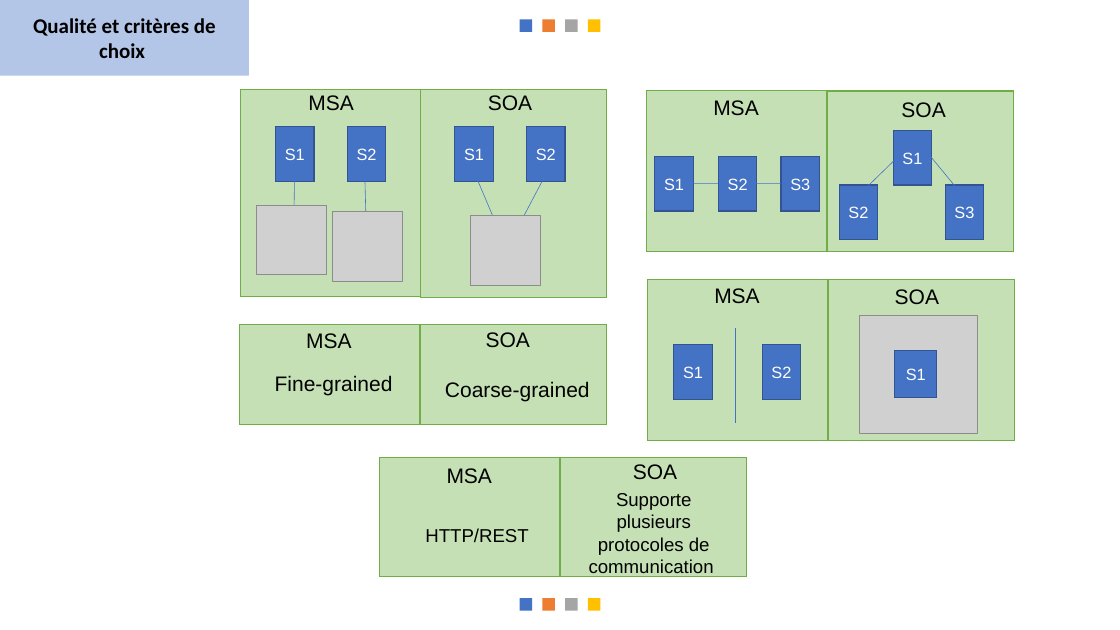
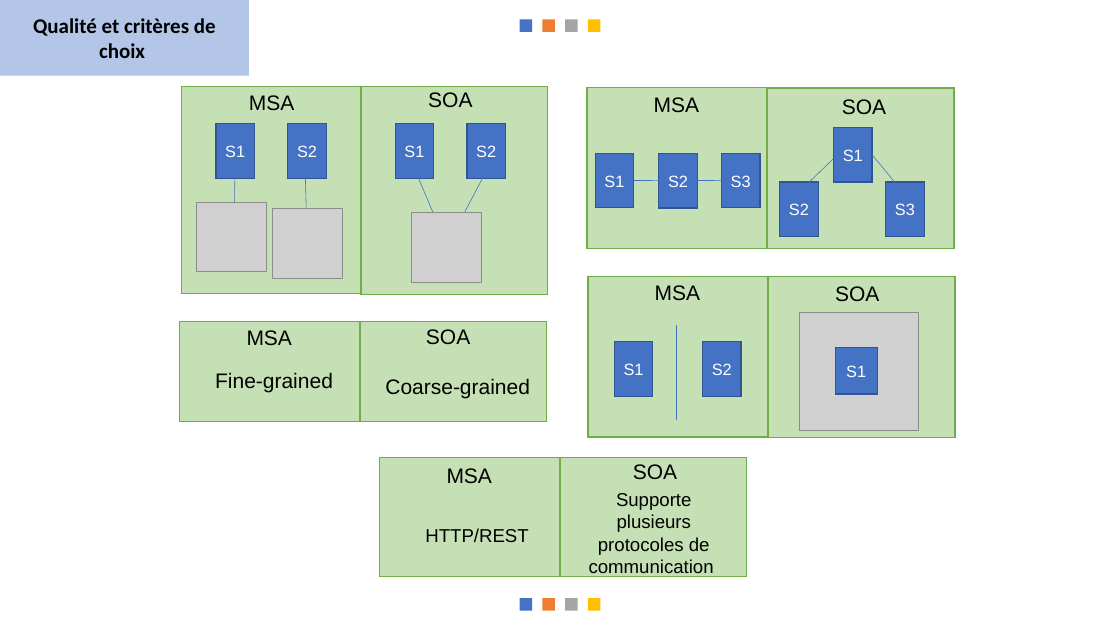
Before and after one commit to messaoudibrahim/Memoire, a slide deck: slide 14 of DIAPO/Présentation.pptx. Drawn at 1120x630 pixels with LibreOffice and Linux fonts; fonts in the diff are those of the drawing; grey boxes stand for pictures. Boxes give left, top, right and bottom in pixels: in the first picture for what was removed or moved away, otherwise in the second. Text is boxed around its words. In the diff, an @@ line names an element or a change of style, - is before the commit and + after.

```diff
--- a/DIAPO/Présentation.pptx
+++ b/DIAPO/Présentation.pptx
@@ 3 rectangles, 3 lines, 2 texts: place and size @@
-3 rectangles, 3 lines, 2 texts at [239, 95, 959, 424]
+3 rectangles, 3 lines, 2 texts at [180, 95, 899, 422]
@@ 18 rectangles, 8 texts, 6 lines, 4 pictures: place and size @@
-18 rectangles, 8 texts, 6 lines, 4 pictures at [241, 90, 1015, 440]
+18 rectangles, 8 texts, 6 lines, 4 pictures at [181, 87, 955, 437]
```
Also in this commit, not shown: 5 other slides changed, 5 slides added, 4 slides removed, 9 other files.
